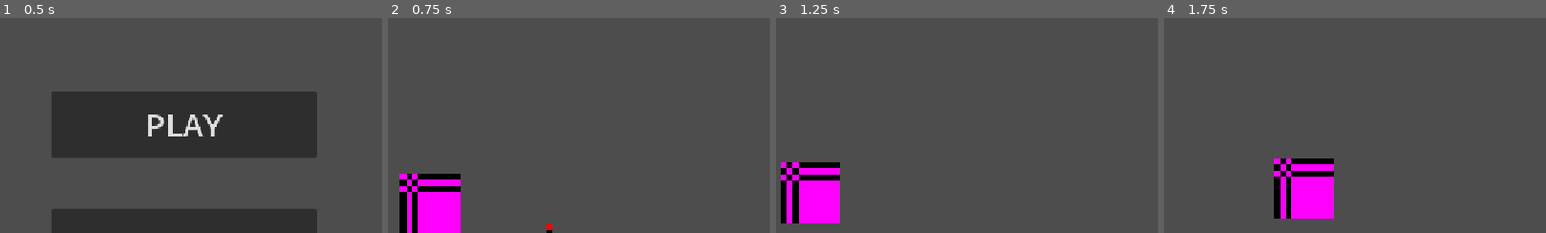
Above: before the commit, frames 1-4 (left to right).
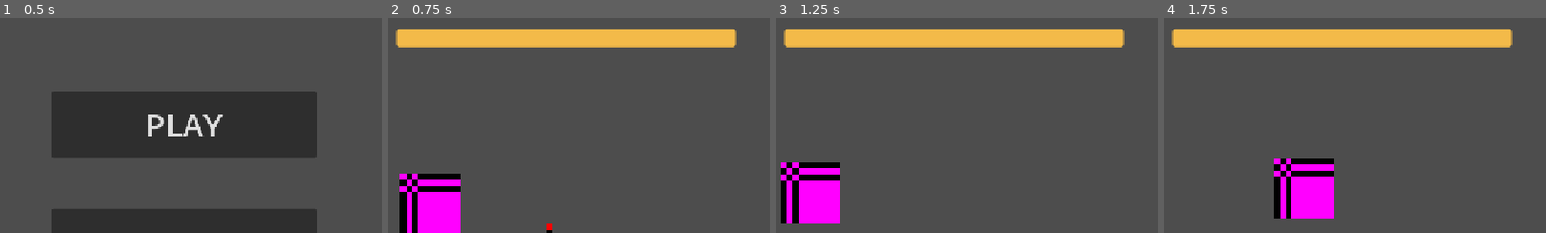
Above: after the commit, the same moments.

Repository: anqilique/GDGJam2-2025
Game: Godot game, scene res://Scenes/start_menu.tscn
The game is run twice, just before and just after one commit, with the same random seed, the same clock (stepped at 60 frames per second) and the same inputs.
Inputs (mouse positions are % of the whole screen's width and height, from its top left):
- Up to frame 1 (0.5 s): no input
- Up to frame 2 (0.75 s): click "PLAY" at 0.5 s
- Up to frame 3 (1.25 s): no input
- Up to frame 4 (1.75 s): move the mouse to (72, 45) at 1.27 s; hold D (fire_cat_move_right) from 1.28 s (still down); click (72, 45) at 1.35 s
The pictures show only the part of the screen within x 27-77%, y 0-50%; the shares and areas given below are measured in that part.

Frame 1 is identical in both runs. In frame 2, 7.9% of the frame differs, in the area x 2-92%, y 4-14%; in frame 3, 7.9%; in frame 4, 7.9%.

Commit message:
Torch UI

Diff:
--- a/Scenes/main.tscn
+++ b/Scenes/main.tscn
@@ -1,11 +1,11 @@
-[gd_scene load_steps=8 format=3 uid="uid://cxay66w25d02m"]
+[gd_scene load_steps=8 format=3 uid="uid://cu7k1o7cvtfnr"]
 
 [ext_resource type="Script" uid="uid://bcrdf5jxhxnun" path="res://Scripts/main.gd" id="1_21xkr"]
 [ext_resource type="PackedScene" uid="uid://r7jxd36vluqq" path="res://Scenes/fire_cat.tscn" id="2_bo1nx"]
 [ext_resource type="PackedScene" uid="uid://2t5bc1akjdes" path="res://Scenes/yarn_cat.tscn" id="3_8gbba"]
 [ext_resource type="PackedScene" uid="uid://clawv8kask8pi" path="res://Scenes/shadow.tscn" id="4_jjvhh"]
-[ext_resource type="PackedScene" uid="uid://bm0xq7m4hiuve" path="res://Scenes/Torch.tscn" id="5_21xkr"]
-[ext_resource type="PackedScene" uid="uid://b0wamciy0efu" path="res://Scenes/camera_2d.tscn" id="5_kry3j"]
+[ext_resource type="PackedScene" uid="uid://bm0xq7m4hiuve" path="res://Scenes/torch.tscn" id="5_21xkr"]
+[ext_resource type="PackedScene" path="res://Scenes/camera_2d.tscn" id="5_kry3j"]
 [ext_resource type="PackedScene" uid="uid://kmmcioaaast4" path="res://Scenes/ui.tscn" id="7_6bp64"]
 
 [node name="Main" type="Node2D"]
--- a/Scenes/main_copy.tscn
+++ b/Scenes/main_copy.tscn
@@ -1,11 +1,12 @@
-[gd_scene load_steps=7 format=3 uid="uid://bff25pcs5yd7c"]
+[gd_scene load_steps=8 format=3 uid="uid://dih7tvnbb7sd4"]
 
 [ext_resource type="Script" uid="uid://bcrdf5jxhxnun" path="res://Scripts/main.gd" id="1_4etpg"]
 [ext_resource type="PackedScene" uid="uid://clawv8kask8pi" path="res://Scenes/shadow.tscn" id="2_hafee"]
 [ext_resource type="PackedScene" uid="uid://r7jxd36vluqq" path="res://Scenes/fire_cat.tscn" id="3_plt11"]
 [ext_resource type="PackedScene" uid="uid://2t5bc1akjdes" path="res://Scenes/yarn_cat.tscn" id="4_wpsug"]
-[ext_resource type="PackedScene" uid="uid://bm0xq7m4hiuve" path="res://Scenes/Torch.tscn" id="5_wb8jq"]
-[ext_resource type="Script" uid="uid://cha0dey3px8f1" path="res://Scripts/CameraController.gd" id="6_apqya"]
+[ext_resource type="PackedScene" uid="uid://bm0xq7m4hiuve" path="res://Scenes/torch.tscn" id="5_wb8jq"]
+[ext_resource type="PackedScene" path="res://Scenes/camera_2d.tscn" id="6_hafee"]
+[ext_resource type="PackedScene" uid="uid://kmmcioaaast4" path="res://Scenes/ui.tscn" id="7_plt11"]
 
 [node name="Main" type="Node2D"]
 script = ExtResource("1_4etpg")
@@ -18,14 +19,12 @@
 
 [node name="Torch" parent="." instance=ExtResource("5_wb8jq")]
 
-[node name="Camera2D" type="Camera2D" parent="."]
-enabled = false
-zoom = Vector2(9, 9)
-script = ExtResource("6_apqya")
-
 [node name="ShadowSpawnTimer" type="Timer" parent="."]
 wait_time = 4.0
 one_shot = true
 autostart = true
 
-[connection signal="timeout" from="ShadowSpawnTimer" to="." method="_on_shadow_spawn_timer_timeout"]
+[node name="Camera2D" parent="." instance=ExtResource("6_hafee")]
+position = Vector2(22, 4)
+
+[node name="UI" parent="." instance=ExtResource("7_plt11")]
--- a/Scenes/ui.tscn
+++ b/Scenes/ui.tscn
@@ -15,6 +15,13 @@
 
 [sub_resource type="StyleBoxFlat" id="StyleBoxFlat_nf4gj"]
 bg_color = Color(0.308393, 0.526454, 0.978423, 1)
+corner_radius_top_left = 5
+corner_radius_top_right = 5
+corner_radius_bottom_right = 5
+corner_radius_bottom_left = 5
+
+[sub_resource type="StyleBoxFlat" id="StyleBoxFlat_2246s"]
+bg_color = Color(0.952941, 0.729412, 0.286275, 1)
 corner_radius_top_left = 5
 corner_radius_top_right = 5
 corner_radius_bottom_right = 5
@@ -56,3 +63,16 @@
 value = 4.0
 rounded = true
 show_percentage = false
+
+[node name="TorchFlames" type="ProgressBar" parent="HealthBars"]
+layout_mode = 0
+offset_left = 320.0
+offset_top = 16.0
+offset_right = 832.0
+offset_bottom = 43.0
+theme = SubResource("Theme_jxero")
+theme_override_styles/fill = SubResource("StyleBoxFlat_2246s")
+max_value = 10.0
+value = 4.0
+rounded = true
+show_percentage = false
--- a/Scripts/Components/Globals.gd
+++ b/Scripts/Components/Globals.gd
@@ -9,3 +9,5 @@
 
 var yarn_cat_health = 9
 var fire_cat_health = 9
+
+var torch_flames = 10
--- a/Scripts/UI.gd
+++ b/Scripts/UI.gd
@@ -16,6 +16,8 @@
 				compare_global = Globals.fire_cat_health
 			"YCatHealth":
 				compare_global = Globals.yarn_cat_health
+			"TorchFlames":
+				compare_global = Globals.torch_flames
 
 		if bar.value != compare_global:
 			to_update.append(bar.name)
@@ -33,6 +35,8 @@
 				$HealthBars/FCatHealth.value = Globals.fire_cat_health
 			"YCatHealth":
 				$HealthBars/YCatHealth.value = Globals.yarn_cat_health
+			"TorchFlames":
+				$HealthBars/TorchFlames.value = Globals.torch_flames
 
 
 # Called every frame. 'delta' is the elapsed time since the previous frame.
Not shown: 1 places in Scenes/fire_cat.tscn that only renumber resources
Not shown: 1 places in Scenes/ui.tscn that only renumber resources
Not shown: 1 places in Scenes/yarn_cat.tscn that only renumber resources
